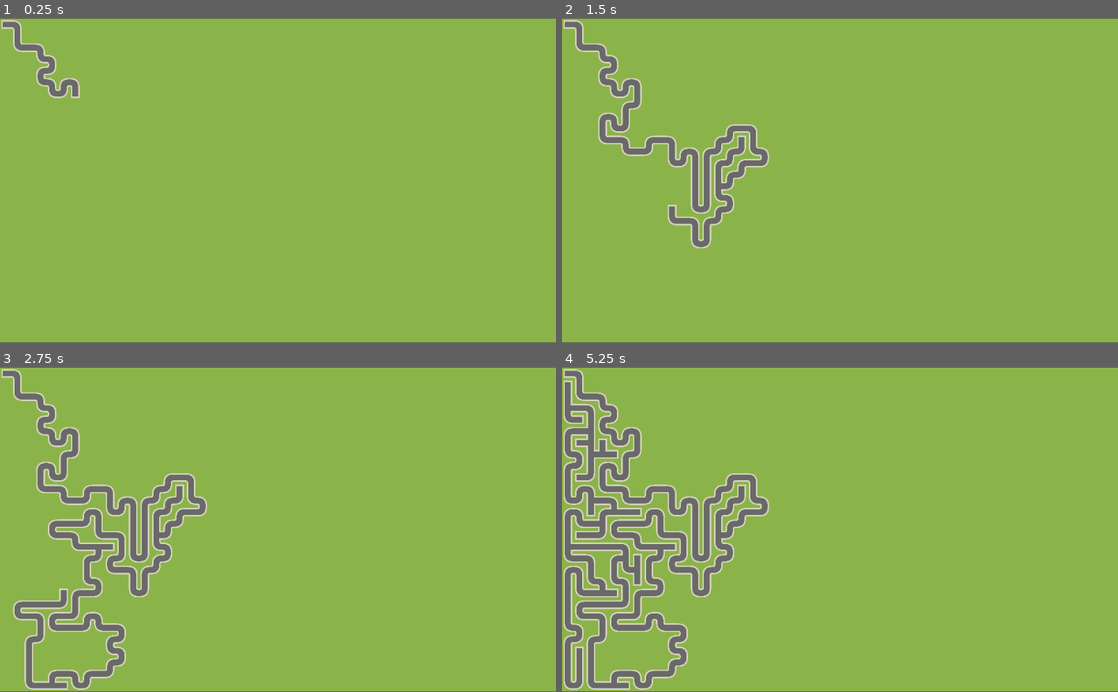
Above: before the commit, frames 1-4 (two rows, left to right).
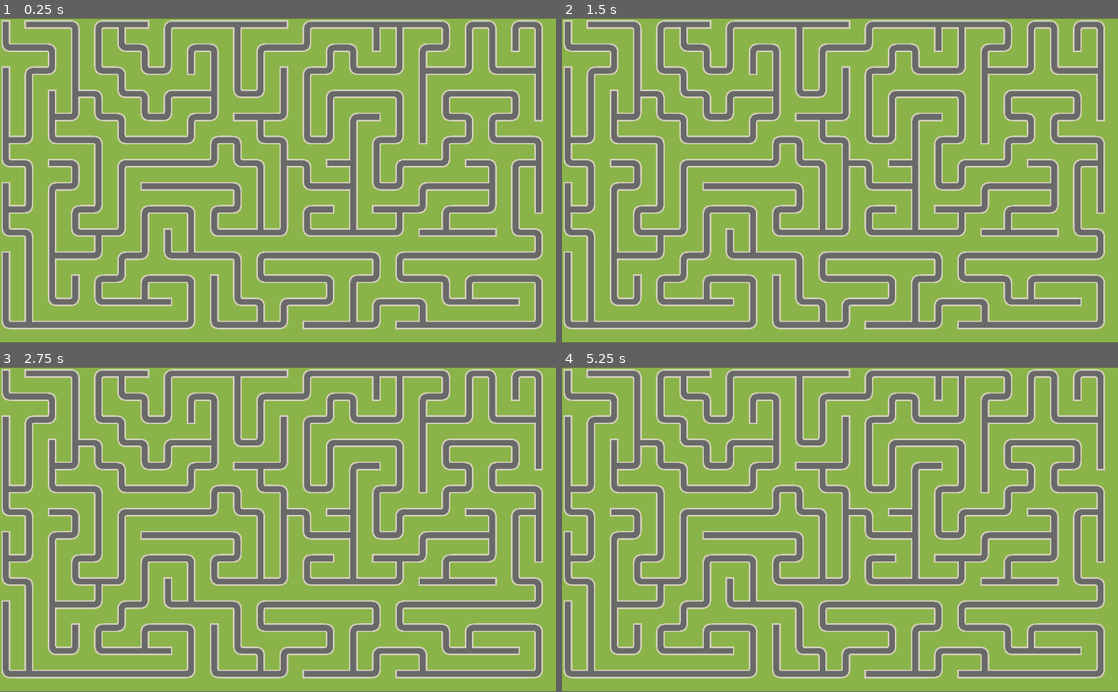
Above: after the commit, the same moments.

Repository: mc-carthy/gdMaze
Game: Godot game, scene res://Scenes/Maze.tscn
Two runs of this game, one before a commit and one after it. Both use one fixed random seed, a clock stepped at 60 frames per second and the inputs below.
Inputs:
- Up to frame 1 (0.25 s): no input
- Up to frame 2 (1.5 s): no input
- Up to frame 3 (2.75 s): no input
- Up to frame 4 (5.25 s): tap Enter at 4.25 s

The runs differ from the first frame. In frame 1, 37% of the frame differs, in the area x 0-98%, y 0-96%; in frame 2, 39%; in frame 3, 39%; in frame 4, 40%, in the area x 0-98%, y 0-100%.

Commit message:
Add space to road maze

Diff:
--- a/Scripts/Maze.gd
+++ b/Scripts/Maze.gd
@@ -6,15 +6,17 @@
 const W : int = 8
 
 const CELL_WALLS = {
-	Vector2(0, -1): N,
-	Vector2(1, 0): E,
-	Vector2(0, 1): S,
-	Vector2(-1, 0): W,
+	Vector2(0, -2): N,
+	Vector2(2, 0): E,
+	Vector2(0, 2): S,
+	Vector2(-2, 0): W,
 }
 
 const MAP_WIDTH : int = 48
 const MAP_HEIGHT : int = 28
 var tile_size : float
+var map_seed : int = 0
+var fraction_of_walls_to_remove : float = 0.2
 
 onready var Map : TileMap = $TileMap
 onready var Cam : Camera2D = $Camera2D
@@ -22,10 +24,16 @@
 func _ready():
 	Cam.make_current()
 	Cam.zoom = Vector2(3, 3)
+# warning-ignore:integer_division
+# warning-ignore:integer_division
 	Cam.position = Map.map_to_world(Vector2(MAP_WIDTH / 2, MAP_HEIGHT / 2))
 	randomize()
+	if !map_seed:
+		map_seed = randi()
+	seed(map_seed)
 	tile_size = Map.cell_size.x
 	build_maze()
+	#erase_walls()
 
 func build_maze():
 	var unvisited_cells = []
@@ -36,7 +44,8 @@
 	# Fill map with solid tiles (N|E|S|W == 15, using bitwise OR)
 	for x in range(MAP_WIDTH):
 		for y in range(MAP_HEIGHT):
-			unvisited_cells.append(Vector2(x, y))
+			if x % 2 == 0 and y % 2 == 0:
+				unvisited_cells.append(Vector2(x, y))
 			Map.set_cellv(Vector2(x, y), N|E|S|W)
 	var current_cell_location = Vector2(0, 0)
 	unvisited_cells.erase(current_cell_location)
@@ -53,12 +62,15 @@
 			var next_cell_walls = Map.get_cellv(next_cell_location) - CELL_WALLS[-direction]
 			Map.set_cellv(current_cell_location, current_cell_walls)
 			Map.set_cellv(next_cell_location, next_cell_walls)
-
+			if direction.x != 0:
+				Map.set_cellv(current_cell_location + direction / 2, 5)
+			else:
+				Map.set_cellv(current_cell_location + direction / 2, 10)
 			current_cell_location = next_cell_location
 			unvisited_cells.erase(current_cell_location)
 		elif stack:
 			current_cell_location = stack.pop_back()
-		yield(get_tree(), 'idle_frame')
+		#yield(get_tree(), 'idle_frame')
 
 func get_unvisited_neighbours(cell_location, unvisited_cells):
 	var unvisited_neighbours = []
@@ -66,3 +78,18 @@
 		if cell_location + cardinal_direction in unvisited_cells:
 			unvisited_neighbours.append(cell_location + cardinal_direction)
 	return unvisited_neighbours
+
+func erase_walls():
+	for _i in range(int(MAP_WIDTH * MAP_HEIGHT * fraction_of_walls_to_remove)):
+		var x = int(rand_range(1, MAP_WIDTH - 1))
+		var y = int(rand_range(1, MAP_HEIGHT - 1))
+		var cell = Vector2(x, y)
+		var neighbour = CELL_WALLS.keys()[randi() % CELL_WALLS.size()]
+
+		# Using bitwise and to verify if there is a wall between cell and neighbour
+		if Map.get_cellv(cell) & CELL_WALLS[neighbour]:
+			var cell_walls = Map.get_cellv(cell) - CELL_WALLS[neighbour]
+			var neighbour_walls = Map.get_cellv(cell + neighbour) - CELL_WALLS[-neighbour]
+			Map.set_cellv(cell, cell_walls)
+			Map.set_cellv(cell + neighbour, neighbour_walls)
+		yield(get_tree(), 'idle_frame')
